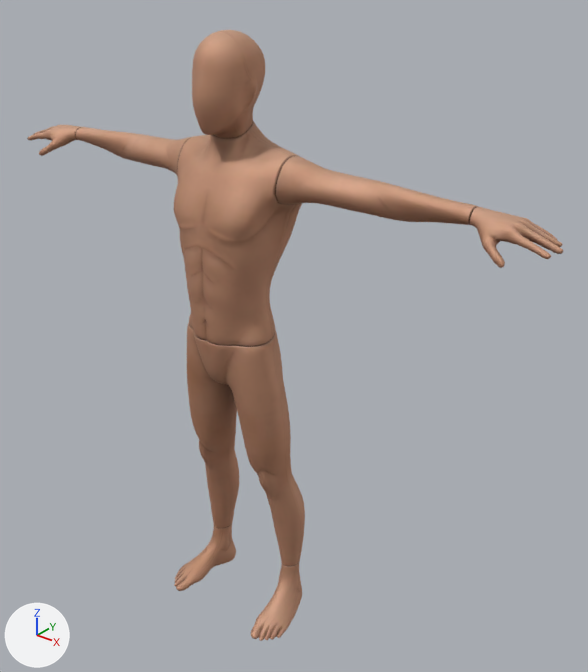
The Blender file public/characters/mannequin/mannequin.blend, before and after one commit.
Camera for both pictures: a 50 mm camera at (1.441, -1.553, 1.96) aimed at (0.118, 0.1, 0.935). Every picture has the same lights, and +X, +Y and +Z are marked at lower left. The picture after the commit comes second.

Names of what the first picture shows: 'Ch36', 'Ch36_Head'.
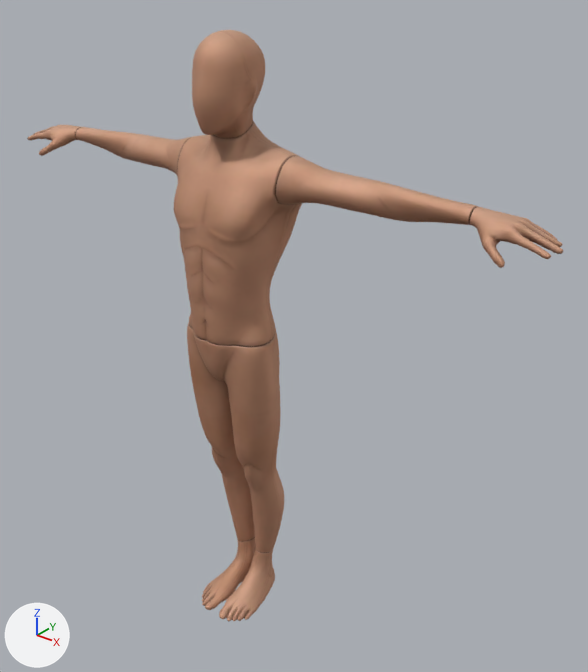
Where the change shows, as pixel boxes (x1, y1, x2, y2) in the pictures (588 x 672 px; the box of a moved part takes in the faces that stretch with it):
'Ch36', reshaped: before (27, 121, 563, 641); after (27, 121, 563, 622)
part 1 of me_mesh, moved or reshaped: before (251, 582, 302, 640); after (219, 567, 275, 621)
part 2 of me_mesh, moved or reshaped: before (174, 539, 236, 591); after (202, 557, 251, 610)
part 3 of me_mesh, moved or reshaped: before (174, 351, 305, 587); after (188, 351, 284, 606)

The change in detail:
me_mesh has 14953 vertices, 27108 faces and spans x -0.89..0.89, y -0.17..0.11, z 0.0..1.55.
me_mesh is used by ob_ch36; location (0.0, 0.0, 0.0).
me_mesh part 1: the loose piece of 808 vertices spanning x 0.12..0.23, y -0.17..0.09, z 0.0..0.1 is turned -4.7 degrees about the z axis through its middle, then moved by (-0.12, 0.0, 0.0).
me_mesh part 2: the loose piece of 808 vertices spanning x -0.23..-0.12, y -0.17..0.09, z 0.0..0.1 is turned 4.7 degrees about the z axis through its middle, then moved by (0.12, 0.0, 0.0).
me_mesh part 3: 4317 of 14953 vertices moved; they spanned x -0.22..0.19, y -0.16..0.1, z 0.0..0.89 and now span x -0.15..0.15, y -0.16..0.1, z 0.0..0.9; mean shift (0.0, 0.0, 0.0); largest move (-0.19, -0.16, 0.0) -> (-0.06, -0.16, 0.0).
